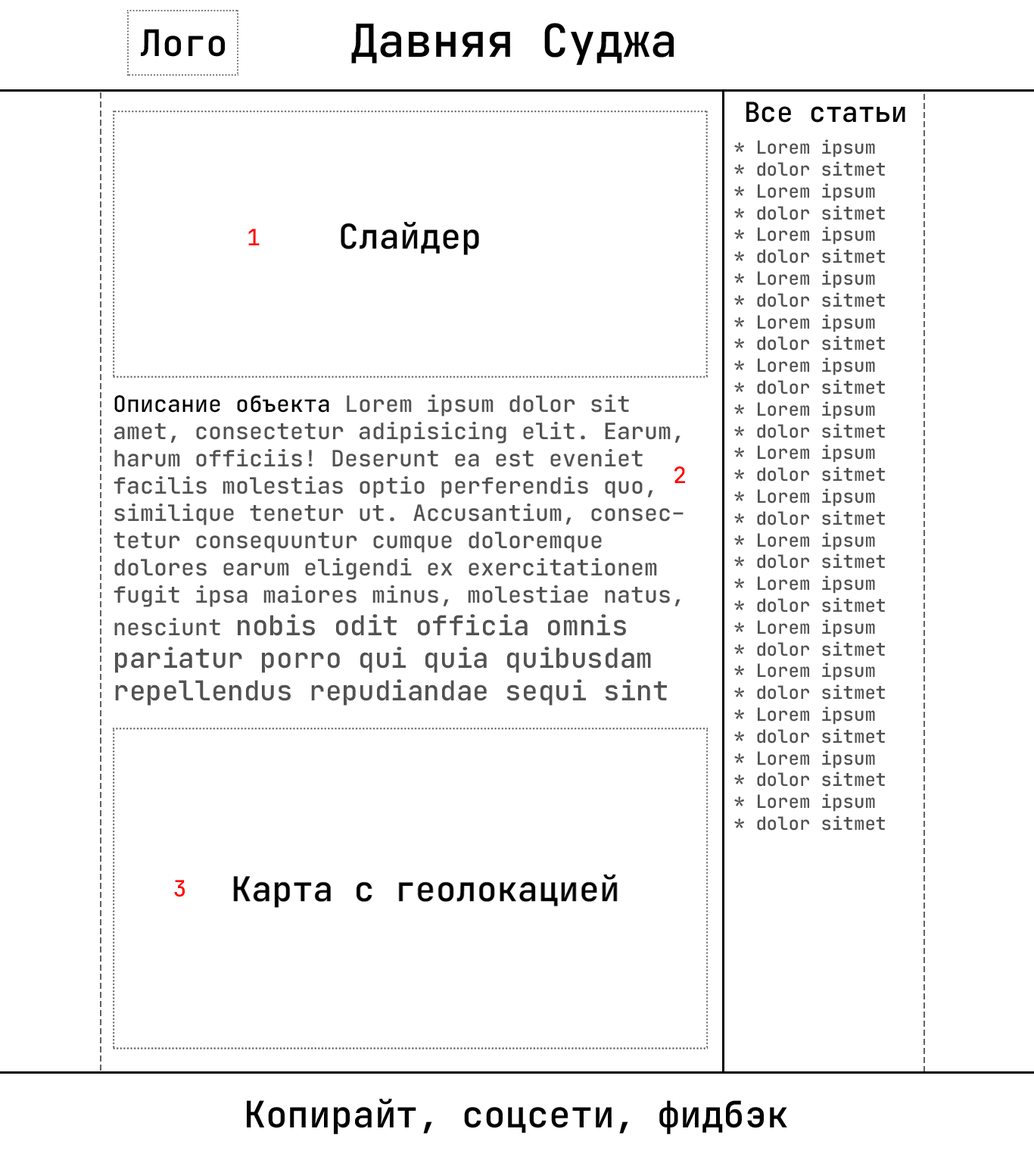
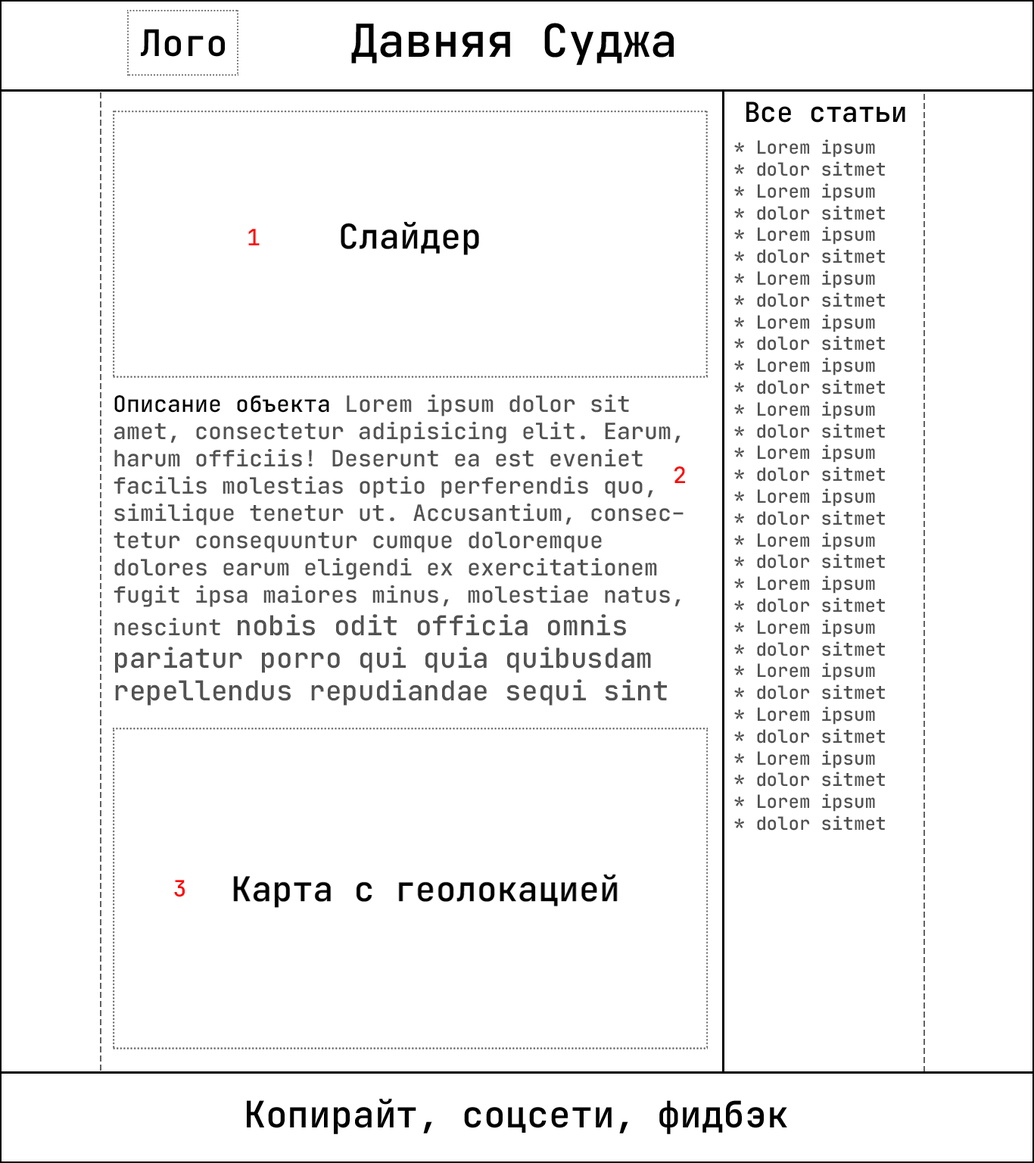
Comparing the layer stacks of the two 1034 × 1163 images. Changes:
added layer "Обводка" above "Сетка" over (0, 0, 1034, 1163)
